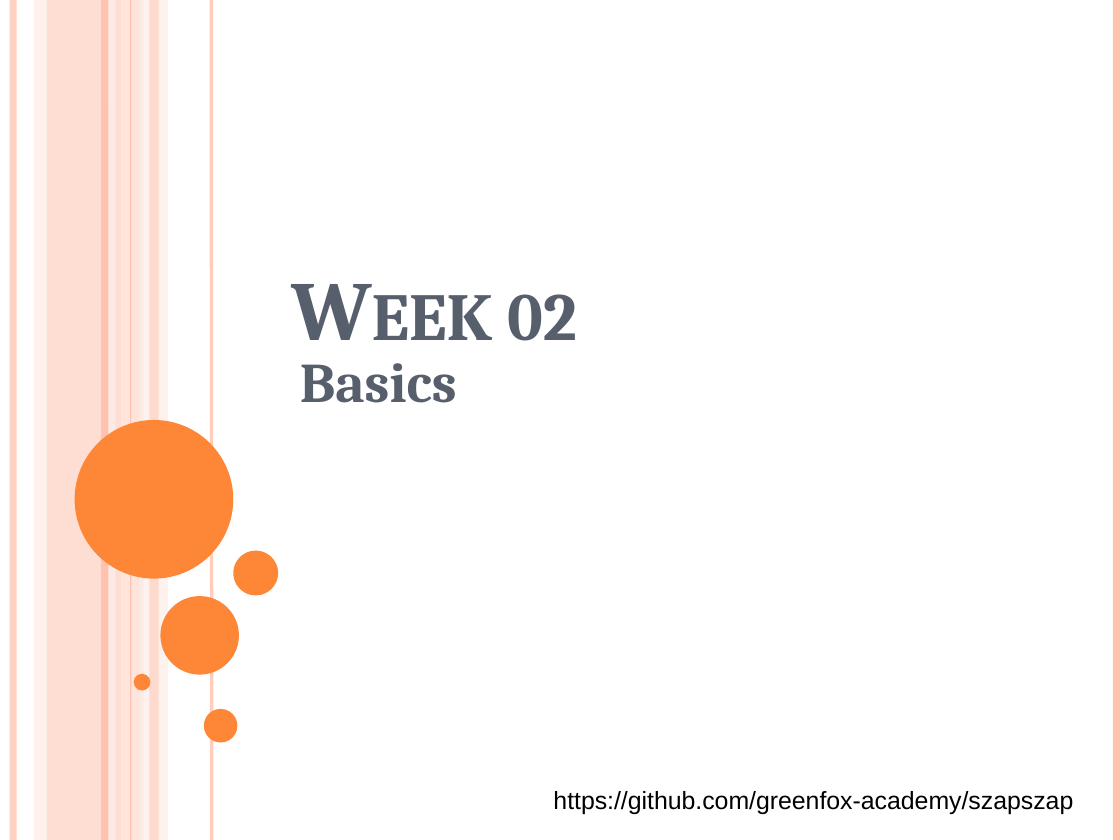
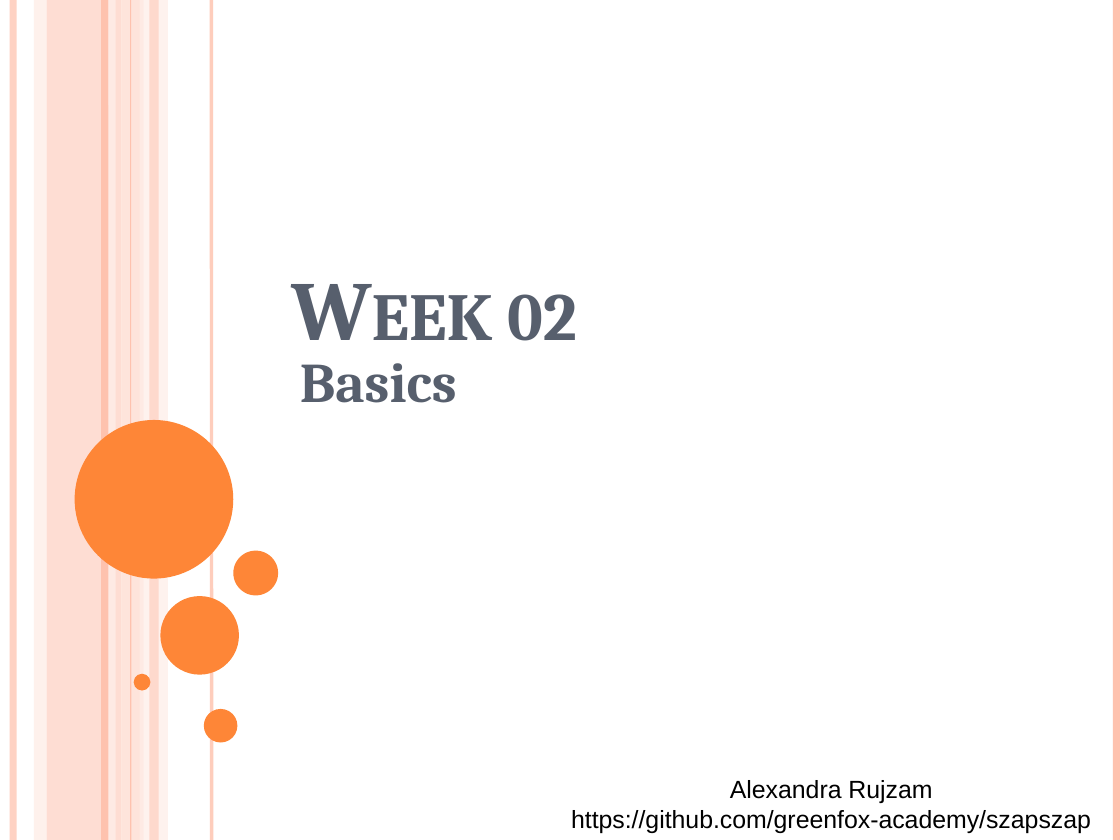
Before and after one commit to green-fox-academy/szapszap, a slide deck: slide 1 of Week02/day-05/Demo.pptx. Drawn at 1120x840 pixels with LibreOffice and Linux fonts; fonts in the diff are those of the drawing. Boxes give left, top, right and bottom in pixels: in the first picture for what was removed or moved away, otherwise in the second. Text is boxed around its words. In the diff, an @@ line names an element or a change of style, - is before the commit and + after.

```diff
--- a/Week02/day-05/Demo.pptx
+++ b/Week02/day-05/Demo.pptx
@@ text at [571,780,1091,833]: text changed @@
-https://github.com/greenfox-academy/szapszap
+Alexandra Rujzam
+https://github.com/greenfox-academy/szapszap
```
Also in this commit, not shown: 12 slides added, 10 other files.
